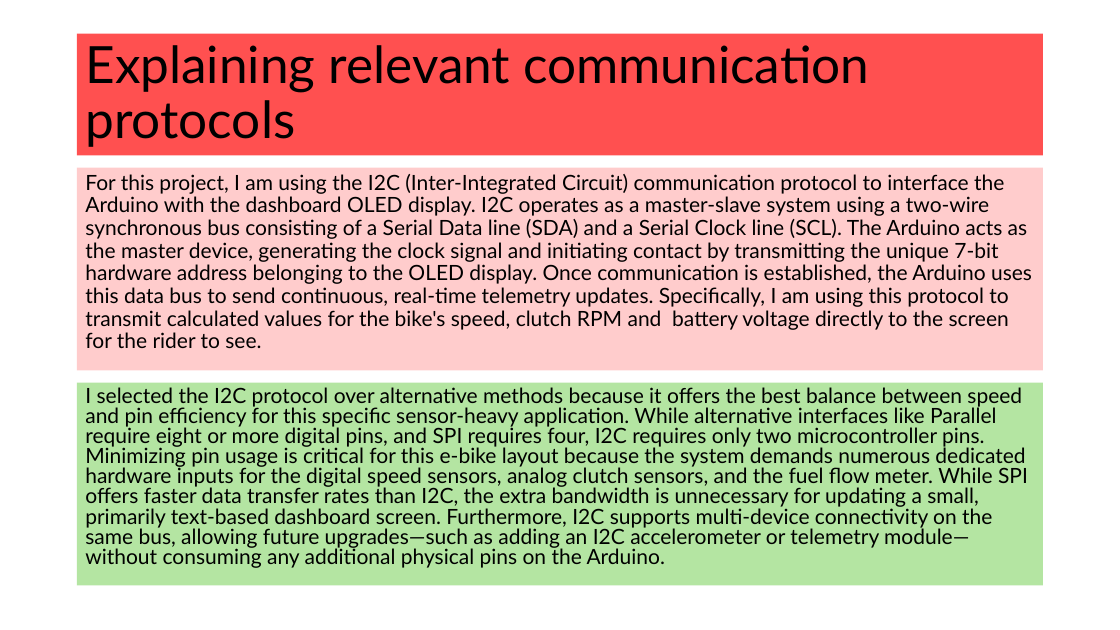
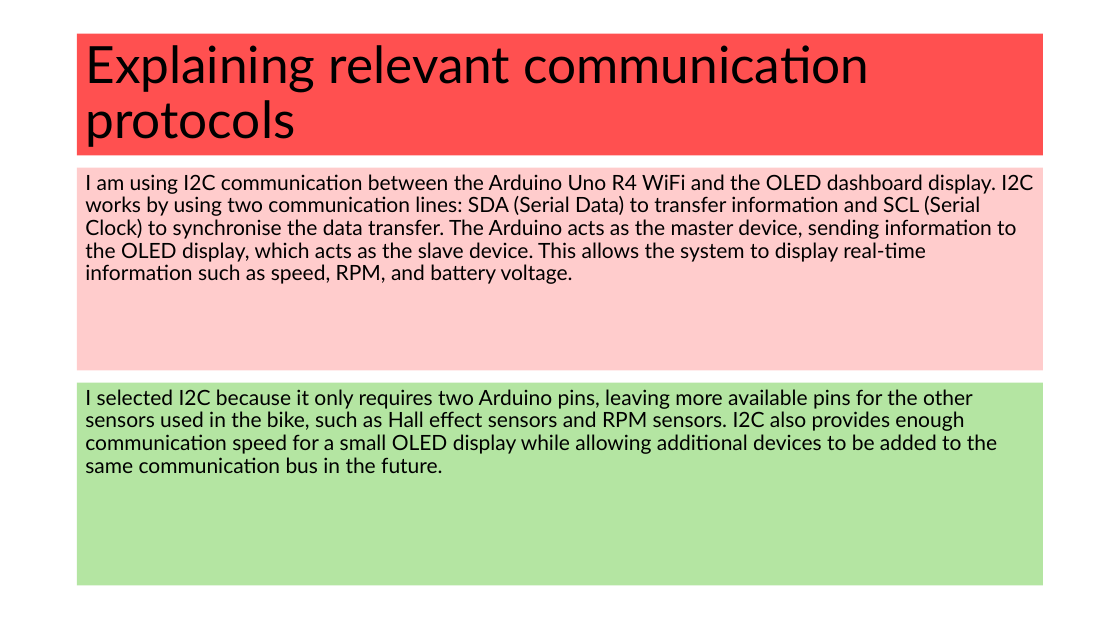
Before and after one commit to Heinrich70/Heinrich-13-Di-70cc-hybrid-pitbike, a slide deck: slide 8 of AS91904 Electronics Heinrich Venter.pptx (slide 7 before the commit). Drawn at 1120x630 pixels with LibreOffice and Linux fonts; fonts in the diff are those of the drawing. Boxes give left, top, right and bottom in pixels: in the first picture for what was removed or moved away, otherwise in the second. Text is boxed around its words. In the diff, an @@ line names an element or a change of style, - is before the commit and + after.

```diff
--- a/AS91904 Electronics Heinrich Venter.pptx
+++ b/AS91904 Electronics Heinrich Venter.pptx
@@ text at (85, 174, 1033, 284): text changed @@
-For this project, I am using the I2C (Inter-Integrated Circuit) communication protocol to interface the Arduino with the dashboard OLED display. I2C operates as a master-slave system using a two-wire synchronous bus consisting of a Serial Data line (SDA) and a Serial Clock line (SCL). The Arduino acts as the master device, generating the clock signal and initiating contact by transmitting the unique 7-bit hardware address belonging to the OLED display. Once communication is established, the Arduino uses this data bus to send continuous, real-time telemetry updates. Specifically, I am using this protocol to transmit calculated values for the bike's speed, clutch RPM and battery voltage directly to the screen for the rider to see.
+I am using I2C communication between the Arduino Uno R4 WiFi and the OLED dashboard display. I2C works by using two communication lines: SDA (Serial Data) to transfer information and SCL (Serial Clock) to synchronise the data transfer. The Arduino acts as the master device, sending information to the OLED display, which acts as the slave device. This allows the system to display real-time information such as speed, RPM, and battery voltage.
@@ text in rectangle at (85, 389, 997, 473): text changed @@
-I selected the I2C protocol over alternative methods because it offers the best balance between speed and pin efficiency for this specific sensor-heavy application. While alternative interfaces like Parallel require eight or more digital pins, and SPI requires four, I2C requires only two microcontroller pins. Minimizing pin usage is critical for this e-bike layout because the system demands numerous dedicated hardware inputs for the digital speed sensors, analog clutch sensors, and the fuel flow meter. While SPI offers faster data transfer rates than I2C, the extra bandwidth is unnecessary for updating a small, primarily text-based dashboard screen. Furthermore, I2C supports multi-device connectivity on the same bus, allowing future upgrades—such as adding an I2C accelerometer or telemetry module—without consuming any additional physical pins on the Arduino.
+I selected I2C because it only requires two Arduino pins, leaving more available pins for the other sensors used in the bike, such as Hall effect sensors and RPM sensors. I2C also provides enough communication speed for a small OLED display while allowing additional devices to be added to the same communication bus in the future.
```
Also in this commit, not shown: 12 other slides changed, 1 slide added, 1 other file.
